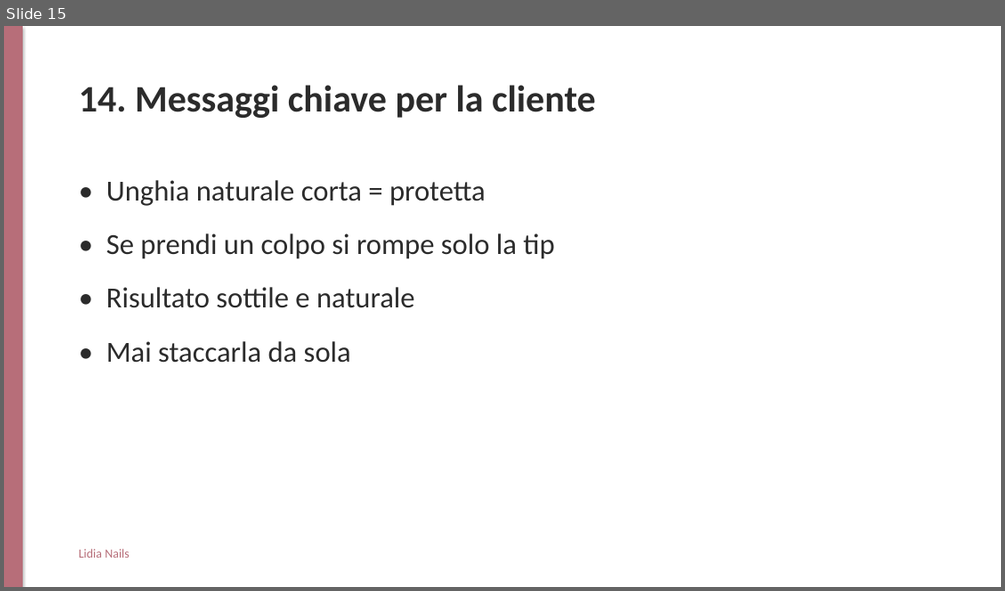
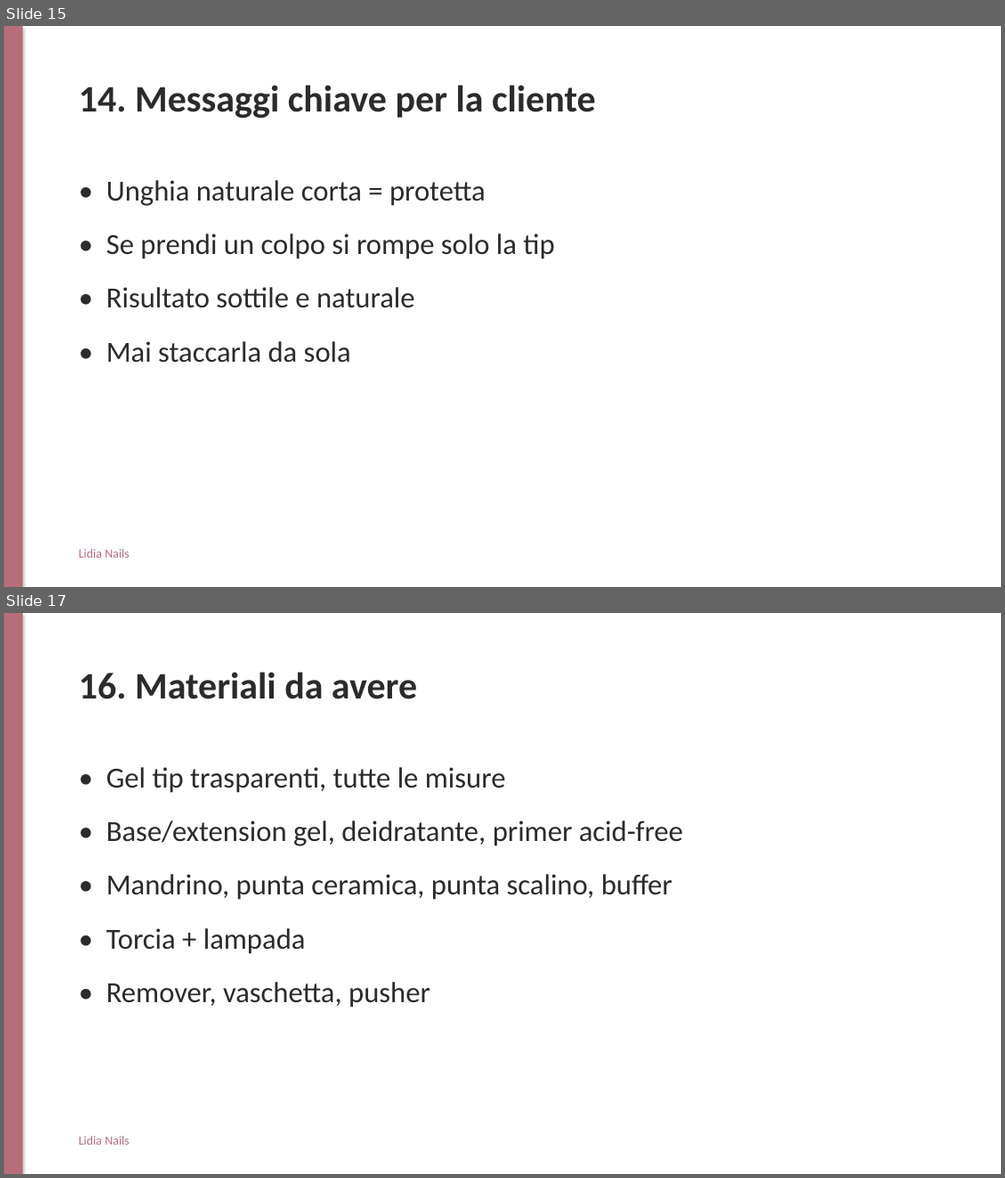
Before and after one commit to williamroma85-design/woxel-ig-assets, a slide deck: lidia-nails-corso/output/slide-lezione.pptx. Shown one above the other, each under a label of ours: slide 15 before the commit, slides 15 and 17 after it; the slides between them are not shown. The pictures are 1005x591 and 1005x1178 pixels, drawn with LibreOffice and Linux fonts; fonts in the diff are those of the drawing. Boxes give left, top, right and bottom in pixels: in the first picture for what was removed or moved away, otherwise in the second. Text is boxed around its words. In the diff, an @@ line names an element or a change of style, - is before the commit and + after.

```diff
--- a/lidia-nails-corso/output/slide-lezione.pptx
+++ b/lidia-nails-corso/output/slide-lezione.pptx
@@ slide 17 added at <box>4,613,1001,1174</box>, background #FFFFFF @@
@@ rectangle added at <box>4,613,1001,1174</box>, fill #FFFFFF @@
@@ rectangle added at <box>4,613,23,1174</box>, fill #B76E79 @@
@@ text added at <box>79,672,417,699</box>, 36 pt, text #2B2B2B, bold @@
+16. Materiali da avere
@@ text added at <box>106,767,683,1007</box>, 28 pt, text #2B2B2B @@
+• Gel tip trasparenti, tutte le misure
+• Base/extension gel, deidratante, primer acid-free
+• Mandrino, punta ceramica, punta scalino, buffer
+• Torcia + lampada
+• Remover, vaschetta, pusher
@@ text added at <box>79,1135,129,1144</box>, 12 pt, text #B76E79 @@
+Lidia Nails
```
Also in this commit, not shown: 1 other slide added, 4 other files.
